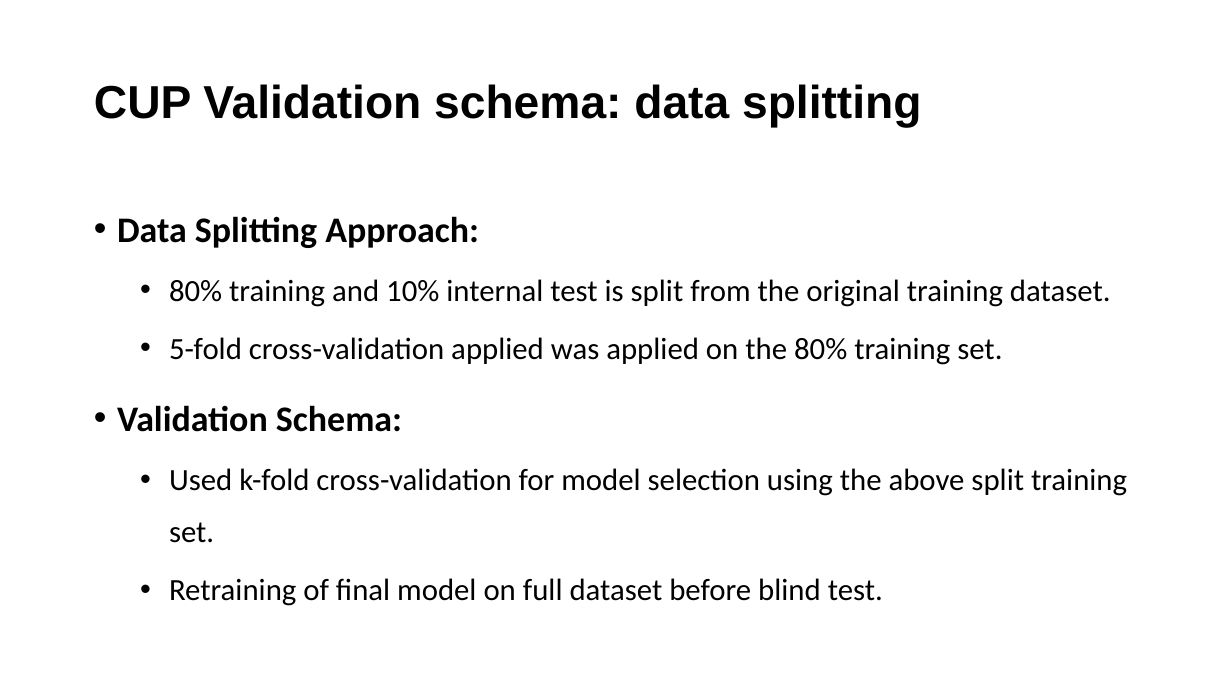
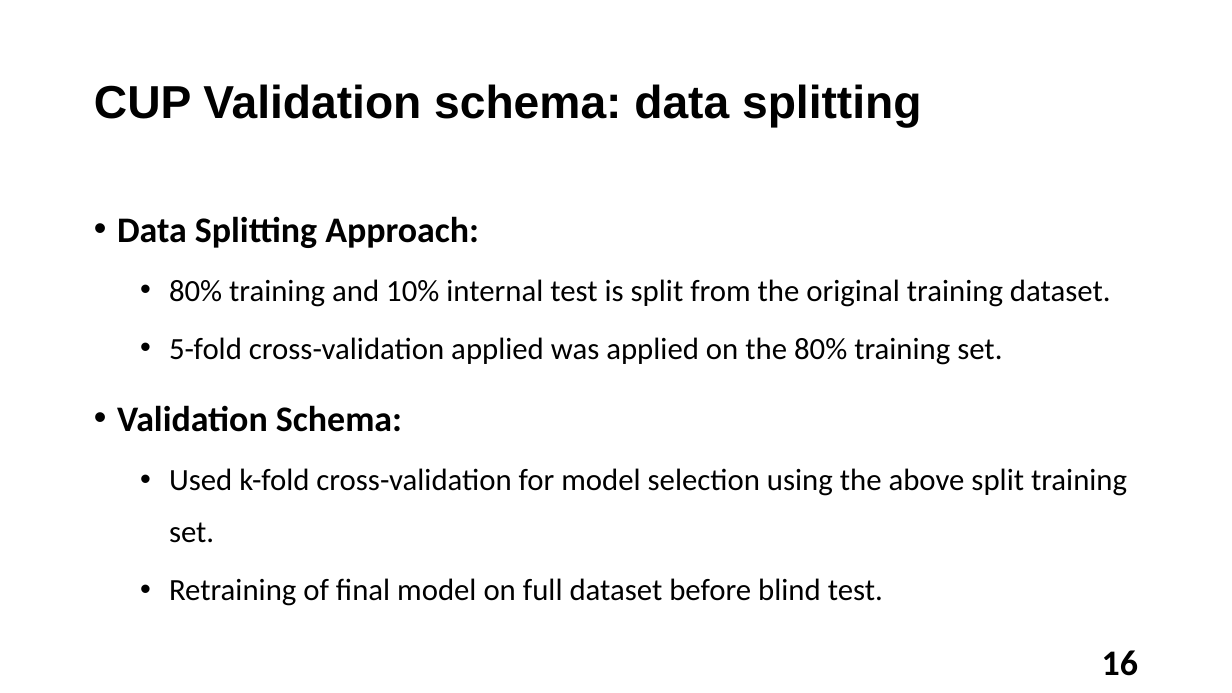
Before and after one commit to Tsion-Ketema/Machine_learning_project_2024, a slide deck: slide 16 of report_slide.pptx (slide 13 before the commit). Drawn at 1232x693 pixels with LibreOffice and Linux fonts; fonts in the diff are those of the drawing. Boxes give left, top, right and bottom in pixels: in the first picture for what was removed or moved away, otherwise in the second. Text is boxed around its words. In the diff, an @@ line names an element or a change of style, - is before the commit and + after.

```diff
--- a/report_slide.pptx
+++ b/report_slide.pptx
@@ page number added at (1102,650,1138,676), 28 pt, text #000000, bold @@
+16
```
Also in this commit, not shown: 9 other slides changed, 17 slides added, 10 slides removed, 23 other files.
